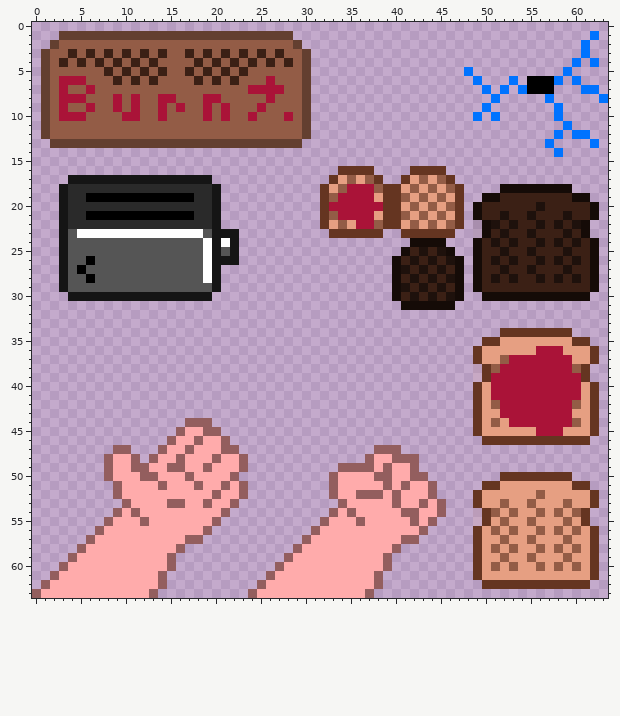
Pixel-art sprite -- assets/textures/lowrezjam.png. Above, as it was before the edit.
The file is 64x64 pixels.
Once edited:
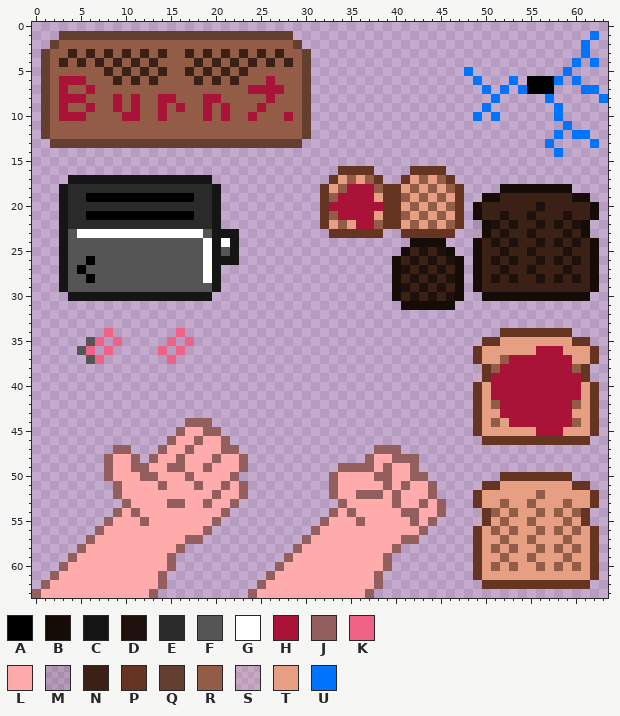
Palette (. is transparent): A #000000  B #150b07  C #151515  D #1e110c  E #2a2a2a  F #555555  G #ffffff  H #aa1338  J #935e5e  K #ee6385  L #ffabab  M #3b20151c  N #3b2015  P #653521  Q #633f30  R #935c46  S #e69f821c  T #e69f82  U #0073ff
Log entry: Update toaster texture and window title
Edits made:
y 34: x 8 . -> K; x 16 . -> K
y 35: x 6..7 .. -> FK; x 9 . -> K; x 15 . -> K; x 17 . -> K
y 36: x 5..6 .. -> FK; x 8 . -> K; x 14 . -> K; x 16 . -> K
y 37: x 6..7 .. -> FK; x 15 . -> K
Changed places in both pictures, as pixel boxes (x1, y1, x2, y2):
added: (77, 328, 194, 364)
